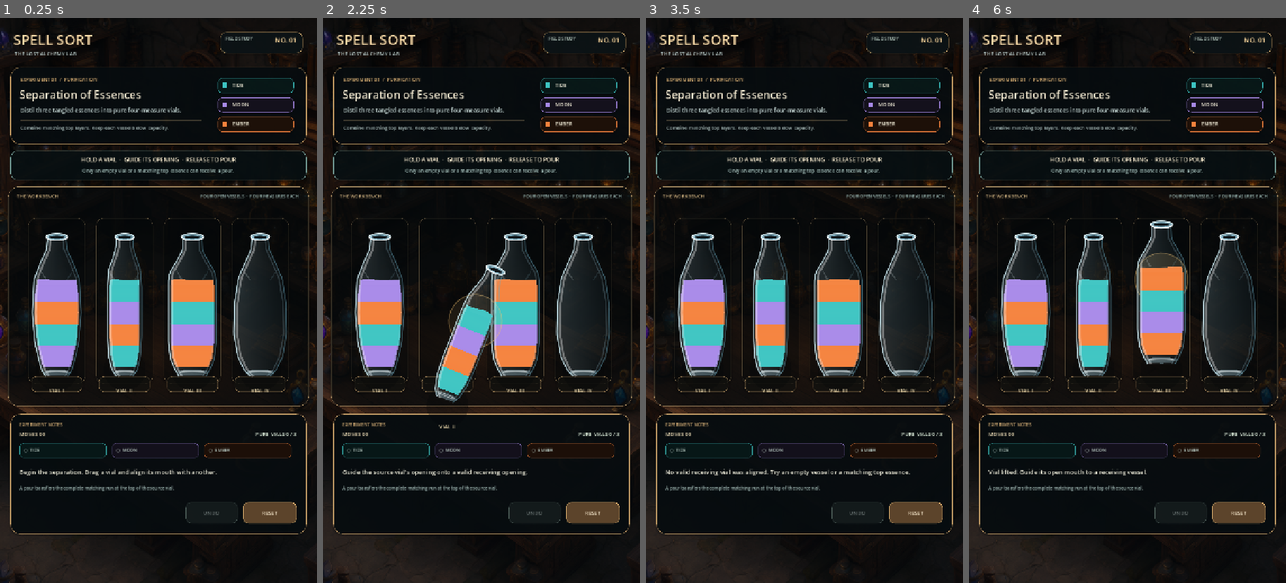
Above: before the commit, frames 1-4 (left to right).
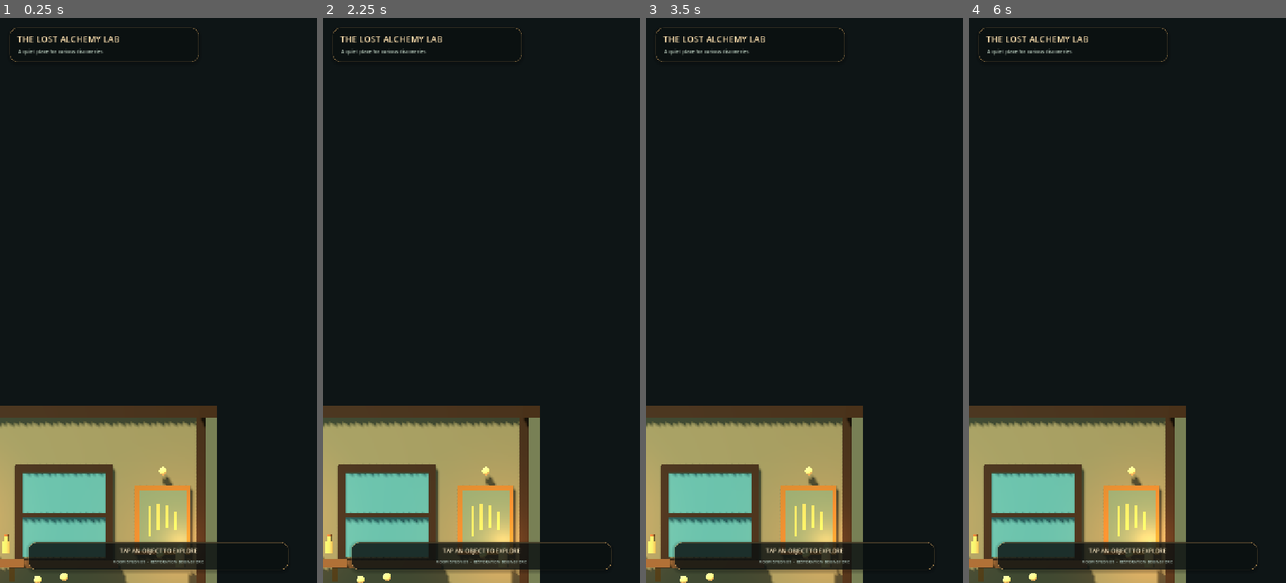
Above: after the commit, the same moments.

Repository: Kryodo/spell-sort-game
Game: Godot game, scene res://scenes/lab_room_prototype.tscn
Same seed, same stepped clock (60 frames per second), same inputs: the game is played once before the commit and once after it. Before the commit the project starts from res://scenes/alchemy_interaction_test.tscn.
Inputs (mouse positions are in pixels of both pictures, inside the frame that each line leads up to):
- Up to frame 1 (0.25 s): no input
- Up to frame 2 (2.25 s): drag from (481, 300) to (513, 176) at 0.52 s; click (592, 515) at 1.25 s, where only the run before the commit has a clickable "RESET"; drag from (418, 328) to (465, 413) at 2.02 s
- Up to frame 3 (3.5 s): move the mouse to (836, 176) at 2.77 s; click (836, 176) at 2.92 s
- Up to frame 4 (6 s): drag from (1111, 413) to (1032, 215) at 3.52 s; move the mouse to (1222, 385) at 4.27 s; click (1222, 385) at 4.42 s; drag from (1032, 215) to (1079, 159) at 5.02 s; move the mouse to (1143, 300) at 5.77 s; click (1143, 300) at 5.92 s

The runs differ from the first frame. In frame 1, 33% of the frame differs, in the area x 0-100%, y 1-100%; in frame 2, 34%; in frame 3, 33%; in frame 4, 34%.

Commit message:
Launch the interactive laboratory room prototype

Diff:
--- a/project.godot
+++ b/project.godot
@@ -11,7 +11,7 @@
 [application]
 
 config/name="Spell Sort"
-run/main_scene="res://scenes/alchemy_interaction_test.tscn"
+run/main_scene="res://scenes/lab_room_prototype.tscn"
 config/features=PackedStringArray("4.7", "Mobile")
 config/icon="res://icon.svg"
 
